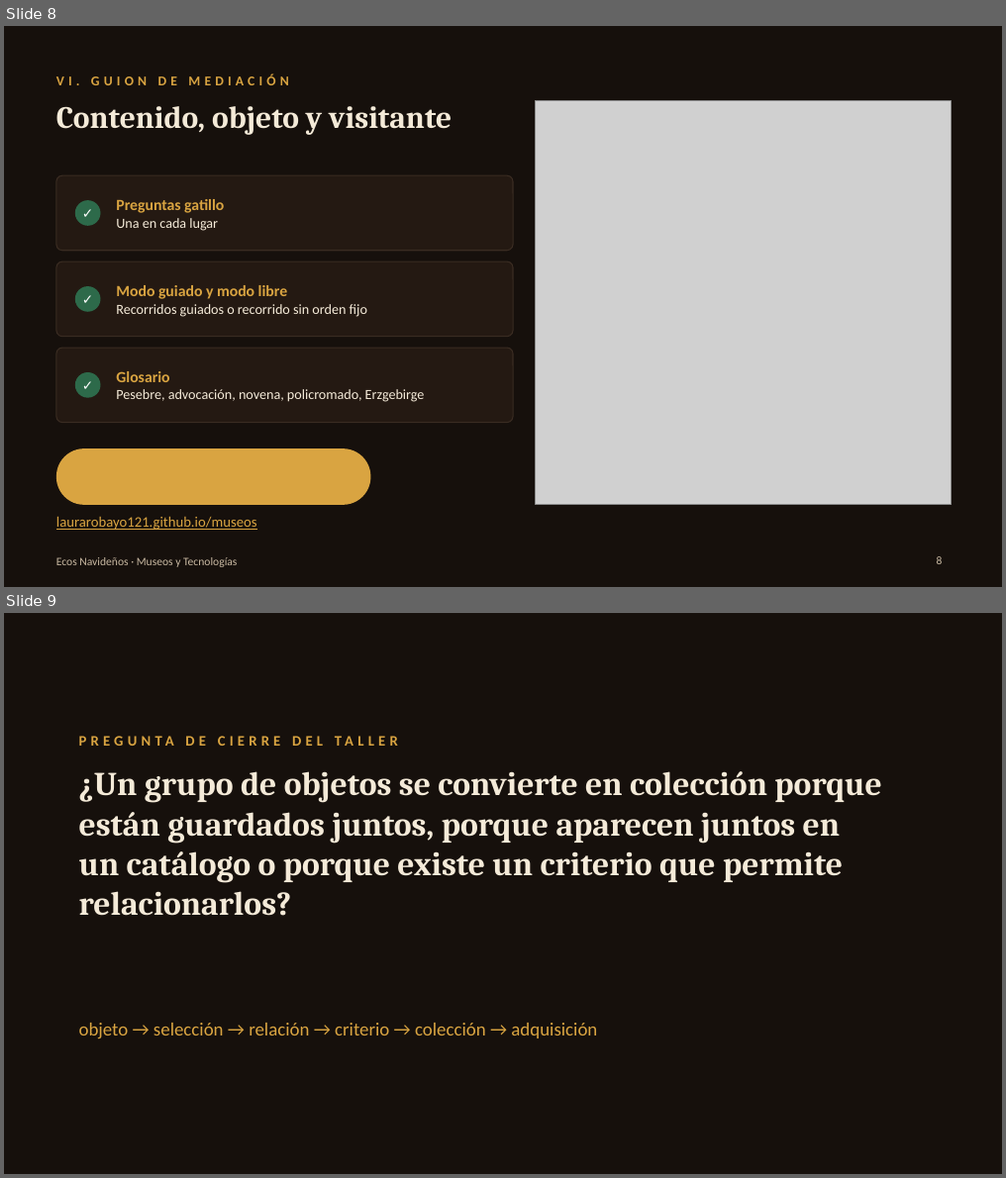
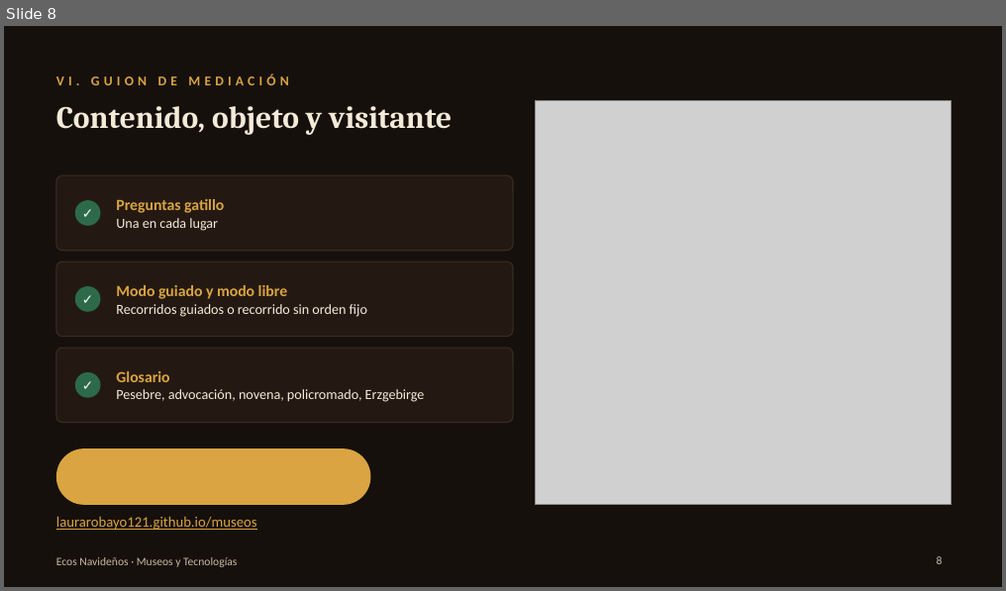
Before and after one commit to laurarobayo121/museos, a slide deck: Presentacion_Ecos_Navidenos.pptx. Shown one above the other, each under a label of ours: slides 8 and 9 before the commit, slide 8 after it. The pictures are 1006x1178 and 1006x591 pixels, drawn with LibreOffice and Linux fonts; fonts in the diff are those of the drawing; grey boxes stand for pictures. Boxes give left, top, right and bottom in pixels: in the first picture for what was removed or moved away, otherwise in the second. Text is boxed around its words. In the diff, an @@ line names an element or a change of style, - is before the commit and + after.

```diff
--- a/Presentacion_Ecos_Navidenos.pptx
+++ b/Presentacion_Ecos_Navidenos.pptx
@@ slide 9 removed at (4,613,1002,1174), background #16100C @@
@@ text removed at (79,725,828,756) @@
-PREGUNTA DE CIERRE DEL TALLER
@@ text removed at (79,771,881,916) @@
-¿Un grupo de objetos se convierte en colección porque están guardados juntos, porque aparecen juntos en un catálogo o porque existe un criterio que permite relacionarlos?
@@ text removed at (79,1023,597,1039) @@
-objeto → selección → relación → criterio → colección → adquisición
```
